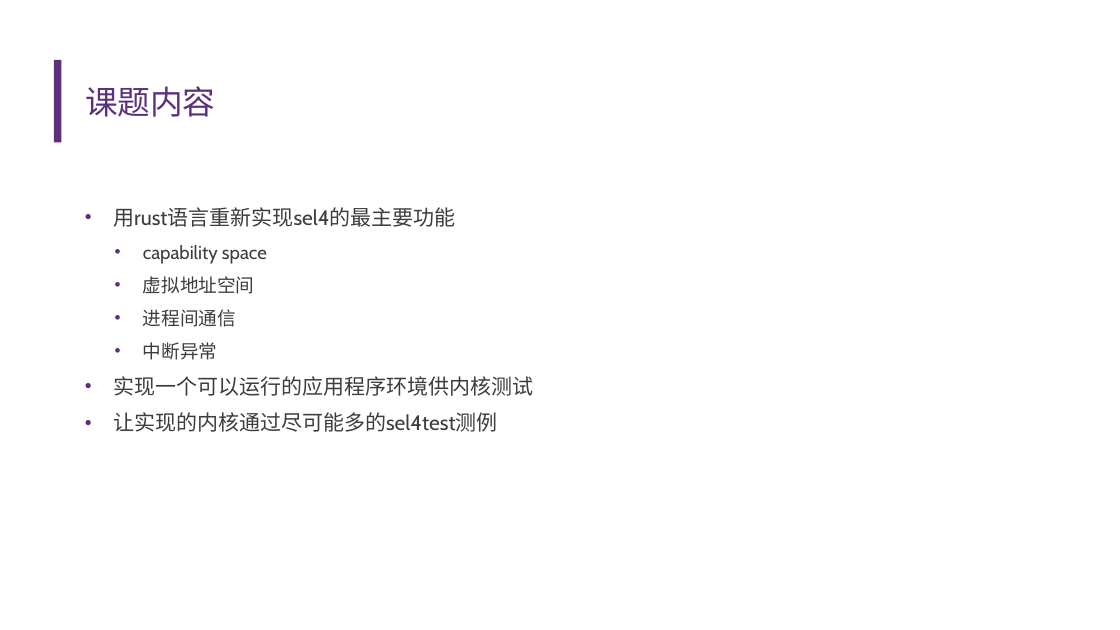
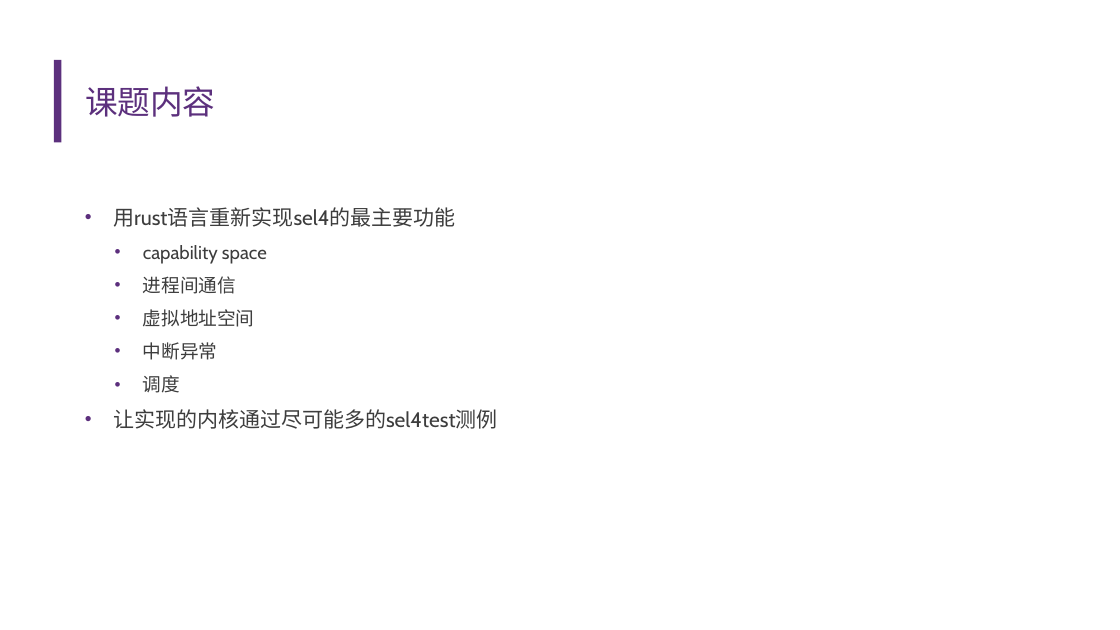
Before and after one commit to llh730/seL4-rust-implement, a slide deck: slide 3 of record/中期答辩——李龙昊.pptx. Drawn at 1120x630 pixels with LibreOffice and Linux fonts; fonts in the diff are those of the drawing; background and template pictures are left out. Boxes give left, top, right and bottom in pixels: in the first picture for what was removed or moved away, otherwise in the second. Text is boxed around its words. In the diff, an @@ line names an element or a change of style, - is before the commit and + after.

```diff
--- a/record/中期答辩——李龙昊.pptx
+++ b/record/中期答辩——李龙昊.pptx
@@ text at [143,276,236,294]: paragraph added @@
+  • 进程间通信
@@ text at [143,309,236,327]: paragraph removed @@
-  • 进程间通信
@@ text at [143,375,180,393]: text changed; size 18 to 16 pt @@
-• 实现一个可以运行的应用程序环境供内核测试
+  • 调度
```
Also in this commit, not shown: 3 other slides changed, 1 other file.
